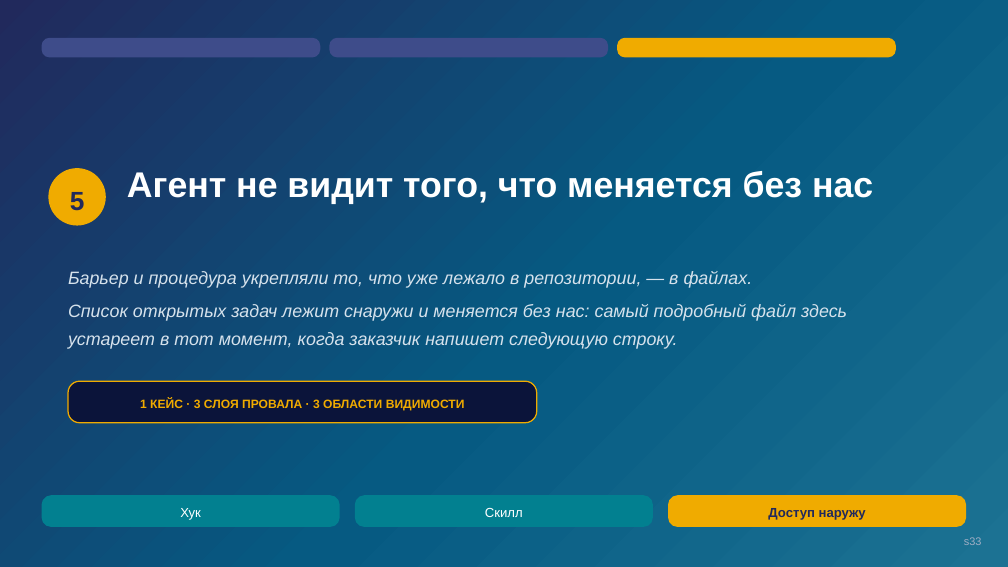
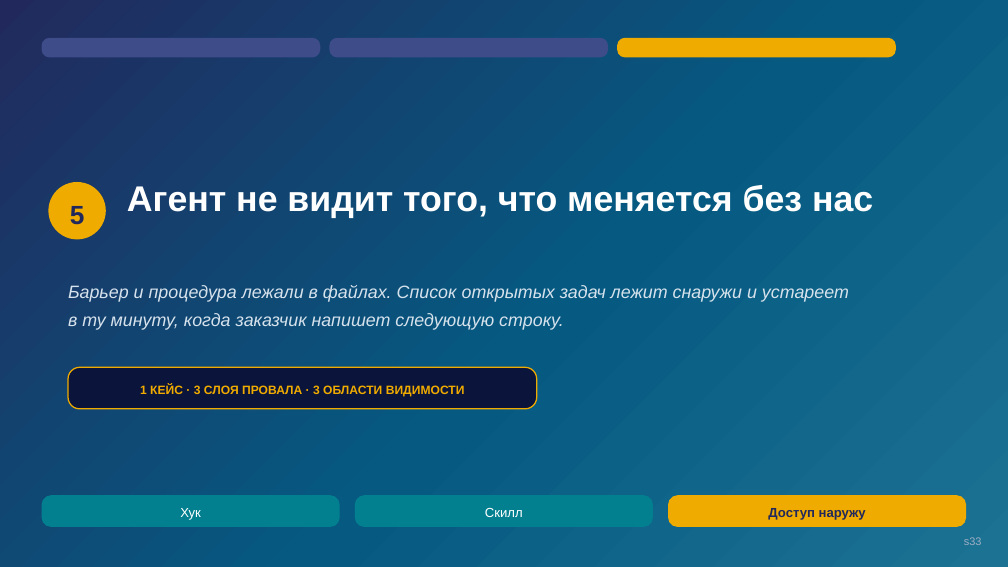
Before and after one commit to tellina-study/AI-usage-lessons, a slide deck: slide 33 of library/seminars/sem-05/rendered/sem-05.pptx. Drawn at 1008x567 pixels with LibreOffice and Linux fonts; fonts in the diff are those of the drawing. Boxes give left, top, right and bottom in pixels: in the first picture for what was removed or moved away, otherwise in the second. Text is boxed around its words. In the diff, an @@ line names an element or a change of style, - is before the commit and + after.

```diff
--- a/library/seminars/sem-05/rendered/sem-05.pptx
+++ b/library/seminars/sem-05/rendered/sem-05.pptx
@@ 2 texts, 1 ellipse: place and size @@
-2 texts, 1 ellipse at <box>48,168,873,225</box>
+2 texts, 1 ellipse at <box>48,182,873,240</box>
@@ text at <box>68,285,849,330</box>: text changed @@
-Барьер и процедура укрепляли то, что уже лежало в репозитории, — в файлах.
-Список открытых задач лежит снаружи и меняется без нас: самый подробный файл здесь устареет в тот момент, когда заказчик напишет следующую строку.
+Барьер и процедура лежали в файлах. Список открытых задач лежит снаружи и устареет в ту минуту, когда заказчик напишет следующую строку.
@@ rounded rectangle: place and size @@
-rounded rectangle at <box>68,381,537,423</box>
+rounded rectangle at <box>68,368,537,409</box>
@@ text "1 КЕЙС · 3 СЛОЯ ...": place and size @@
-text "1 КЕЙС · 3 СЛОЯ ..." at <box>140,398,465,410</box>
+text "1 КЕЙС · 3 СЛОЯ ..." at <box>140,384,465,396</box>
```
Also in this commit, not shown: 14 other slides changed, 10 slides added, 10 slides removed, 48 other files.
